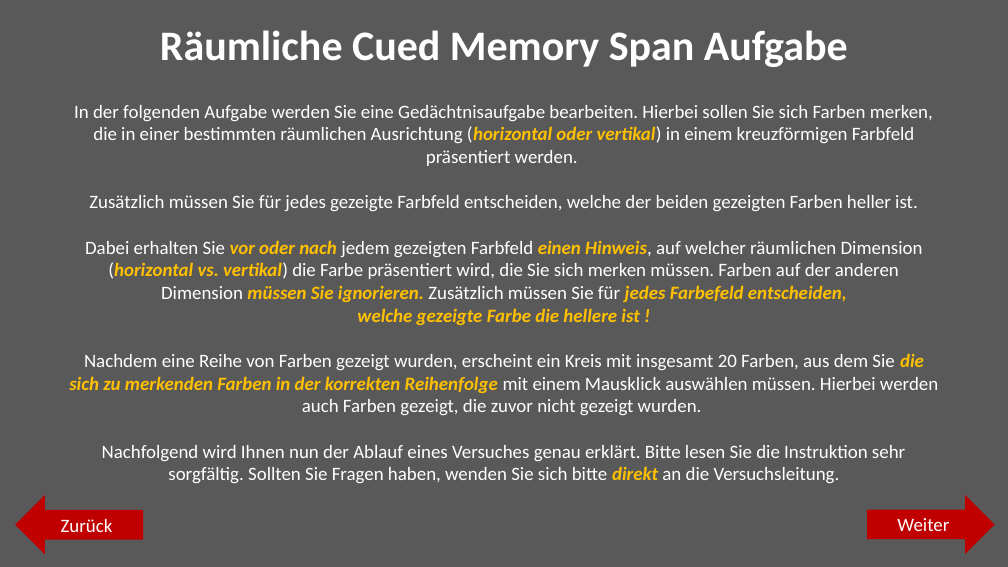
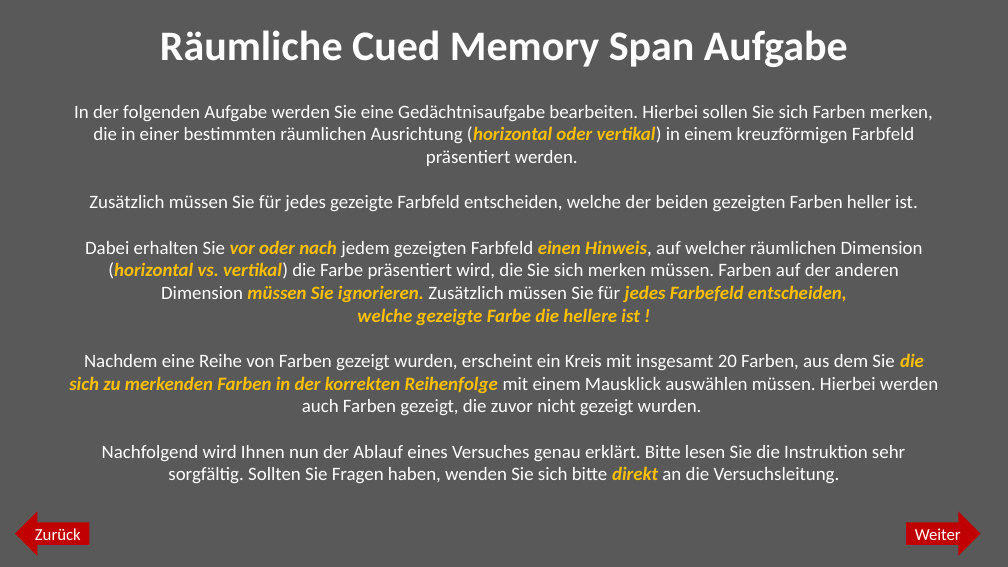
Before and after one commit to jgman86/neurocognitive-psychometrics, a slide deck: slide 2 of M3-ExpSpatial/Instructions/Instructions_spatial.pptx. Drawn at 1008x567 pixels with LibreOffice and Linux fonts; fonts in the diff are those of the drawing. Boxes give left, top, right and bottom in pixels: in the first picture for what was removed or moved away, otherwise in the second. Text is boxed around its words. In the diff, an @@ line names an element or a change of style, - is before the commit and + after.

```diff
--- a/M3-ExpSpatial/Instructions/Instructions_spatial.pptx
+++ b/M3-ExpSpatial/Instructions/Instructions_spatial.pptx
@@ left arrow "Zurück" at bbox=[15, 511, 89, 556]: size 18 to 16 pt @@
@@ left arrow "Zurück": place and size @@
-left arrow "Zurück" at bbox=[15, 495, 143, 555]
+left arrow "Zurück" at bbox=[15, 511, 89, 556]
@@ right arrow "Weiter": place and size @@
-right arrow "Weiter" at bbox=[867, 495, 995, 554]
+right arrow "Weiter" at bbox=[907, 511, 981, 556]
@@ right arrow "Weiter" at bbox=[907, 511, 981, 556]: size 18 to 16 pt @@
```
Also in this commit, not shown: 9 other slides changed, 3 other files.
